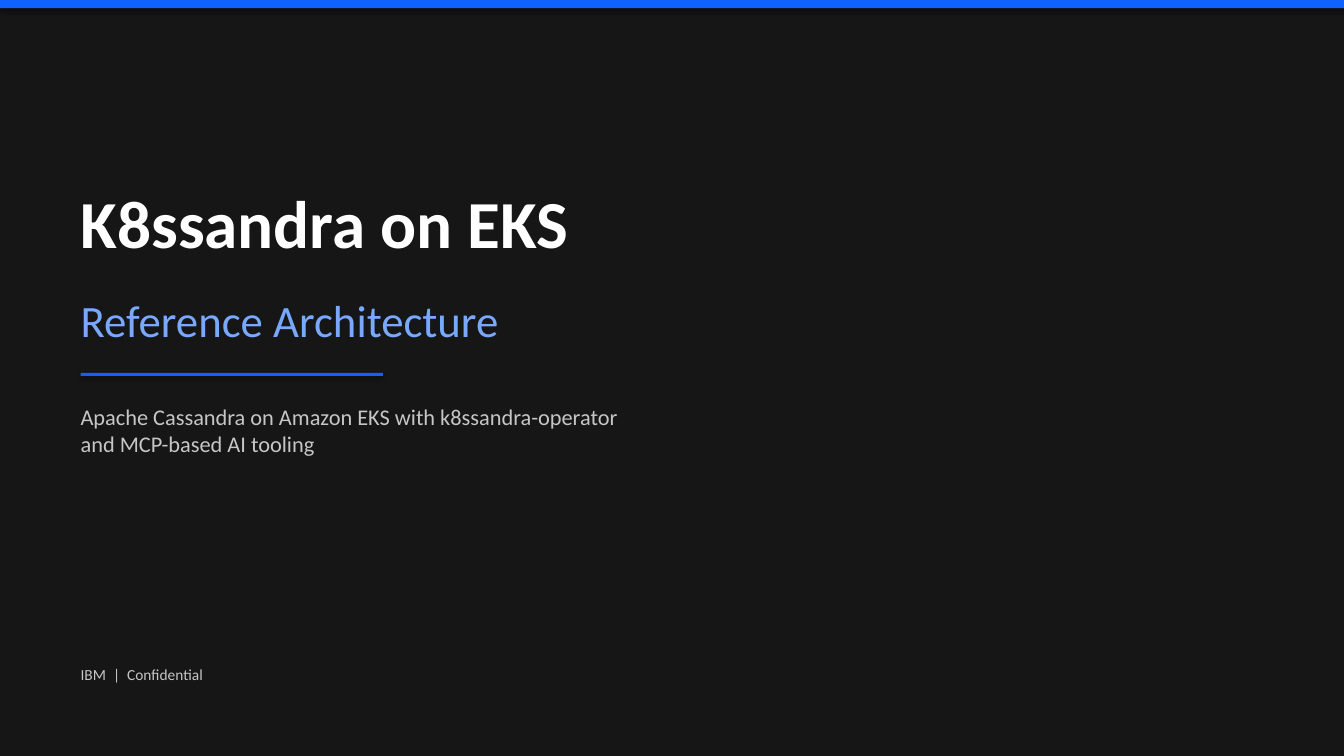
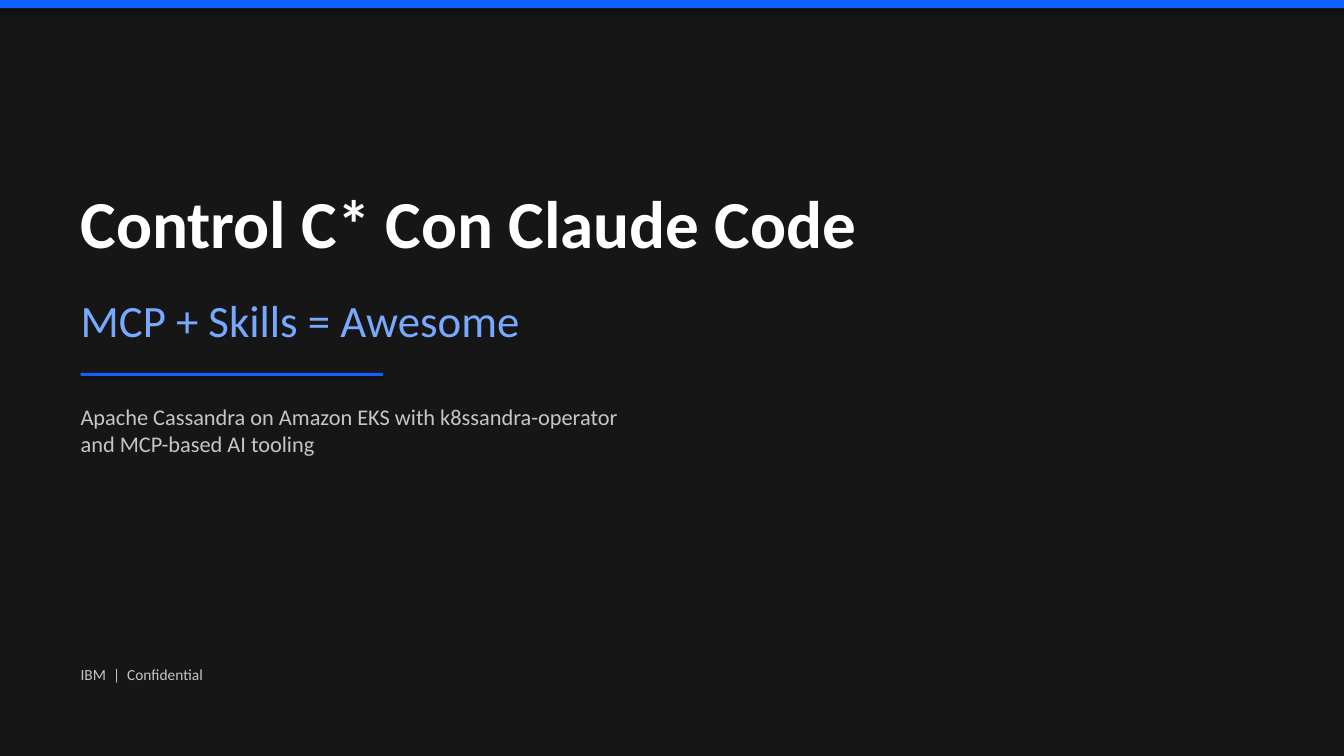
Before and after one commit to jamesc127/k8ssandra-mcp-workshop, a slide deck: slide 1 of k8ssandra-reference-architecture.pptx. Drawn at 1344x756 pixels with LibreOffice and Linux fonts; fonts in the diff are those of the drawing. Boxes give left, top, right and bottom in pixels: in the first picture for what was removed or moved away, otherwise in the second. Text is boxed around its words. In the diff, an @@ line names an element or a change of style, - is before the commit and + after.

```diff
--- a/k8ssandra-reference-architecture.pptx
+++ b/k8ssandra-reference-architecture.pptx
@@ text at (x1=81, y1=200, x2=856, y2=249): text changed @@
-K8ssandra on EKS
+Control C* Con Claude Code
@@ text at (x1=81, y1=306, x2=519, y2=338): text changed @@
-Reference Architecture
+MCP + Skills = Awesome
```
Also in this commit, not shown: 4 other slides changed, 1 slide added, 1 other file.
